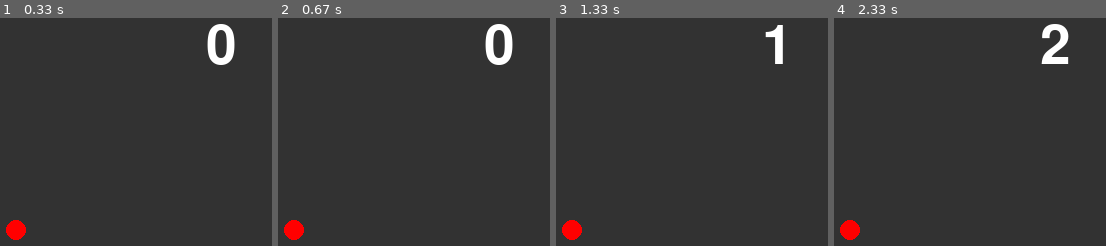
Above: before the commit, frames 1-4 (left to right).
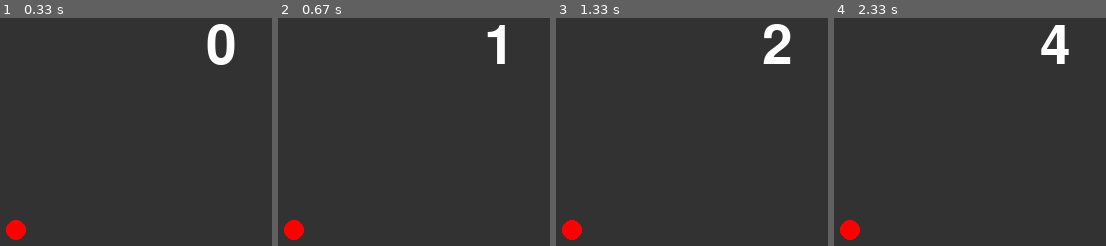
Above: after the commit, the same moments.

Repository: c0a2314148/ProjExD_1
Game: pygame game, started from pygame_system.py
Same seed, same stepped clock (60 frames per second), same inputs: the game is played once before the commit and once after it.
Inputs:
- Up to frame 1 (0.33 s): no input
- Up to frame 2 (0.67 s): no input
- Up to frame 3 (1.33 s): no input
- Up to frame 4 (2.33 s): no input

Frame 1 is identical in both runs. In frame 2, 1.3% of the frame differs, in the area x 76-87%, y 2-21%; in frame 3, 1.0%; in frame 4, 1.1%.

Commit message:
FPS変更

Diff:
--- a/pygame_system.py
+++ b/pygame_system.py
@@ -26,7 +26,7 @@
         screen.blit(enn, [100, 400])
         pg.display.update()
         tmr += 1
-        clock.tick(1)
+        clock.tick(2)
 
 
 if __name__ == "__main__":
